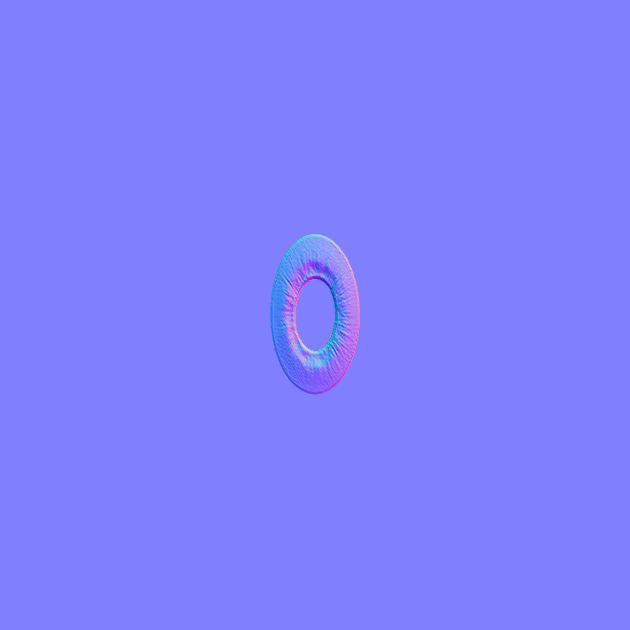
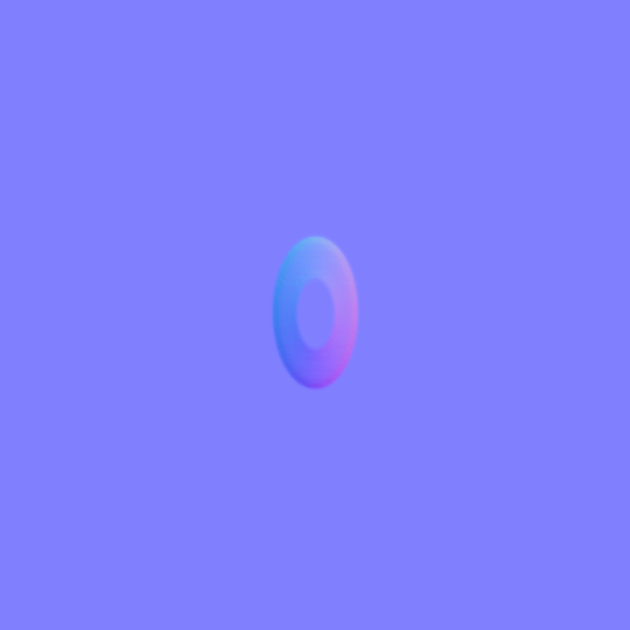
Two versions of the same layered image (630 × 630). Layer-by-layer changes:
removed layer "Pasted Layer" over [270, 234, 360, 395]
renamed "\" to "ToNormalMap", hid it, painted on it over [270, 234, 360, 395]
added layer "NormalMap" over [270, 234, 360, 395]
